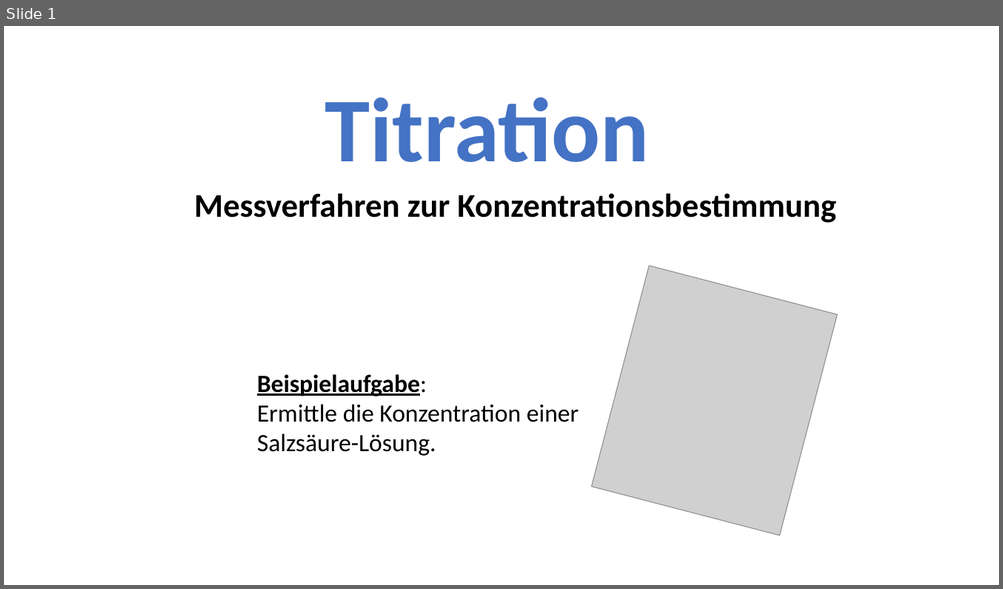
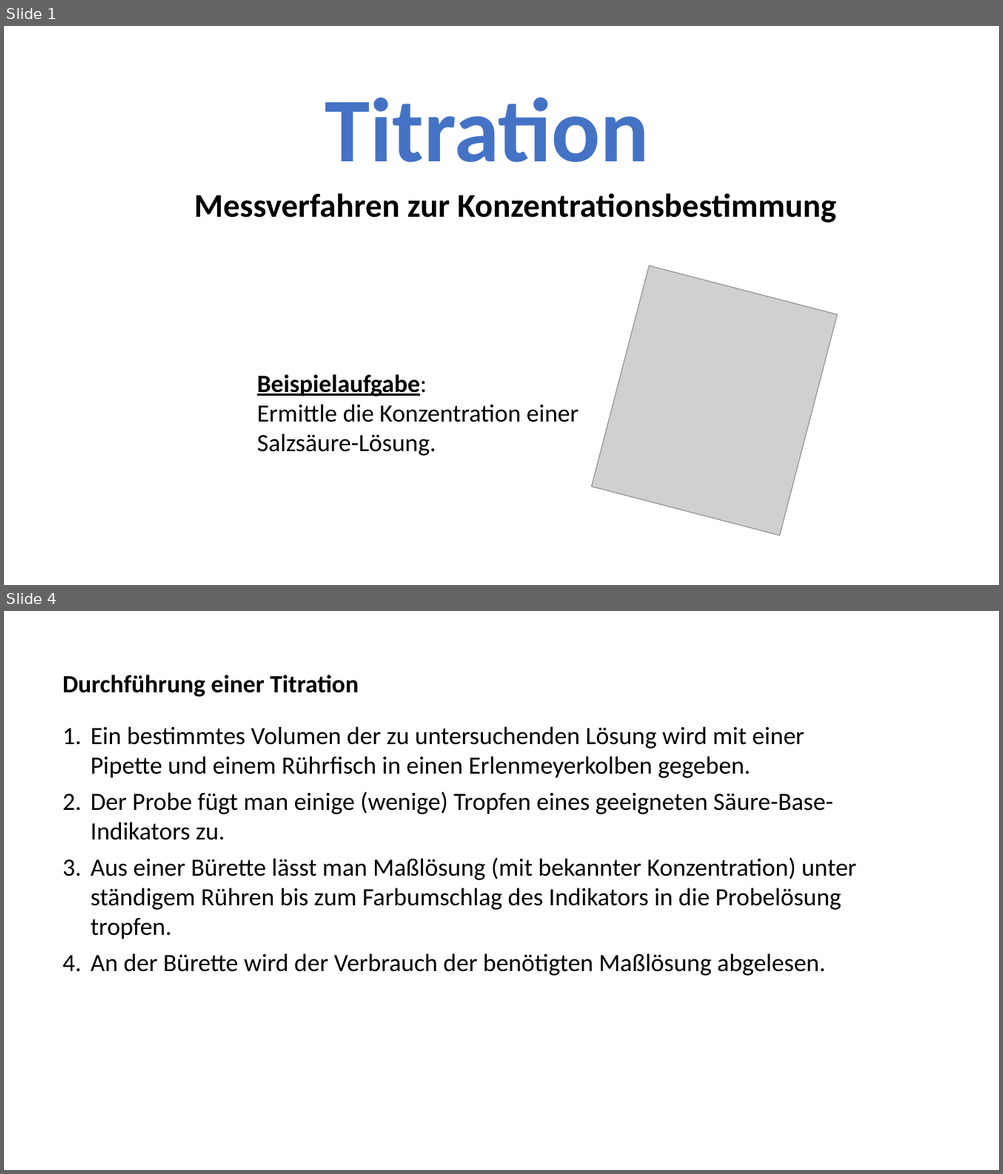
Before and after one commit to sicschu218/schule_aktuell_2, a slide deck: Chemie/KS1_2/Säuren_Basen/3_Titration.pptx. Shown one above the other, each under a label of ours: slide 1 before the commit, slides 1 and 4 after it; the slides between them are not shown. The pictures are 1003x589 and 1003x1174 pixels, drawn with LibreOffice and Linux fonts; fonts in the diff are those of the drawing; grey boxes stand for pictures. Boxes give left, top, right and bottom in pixels: in the first picture for what was removed or moved away, otherwise in the second. Text is boxed around its words. In the diff, an @@ line names an element or a change of style, - is before the commit and + after.

```diff
--- a/Chemie/KS1_2/Säuren_Basen/3_Titration.pptx
+++ b/Chemie/KS1_2/Säuren_Basen/3_Titration.pptx
@@ slide 4 added at <box>4,611,999,1170</box>, background #FFFFFF @@
@@ text added at <box>62,675,358,697</box>, 24 pt, text #000000, bold @@
+Durchführung einer Titration
@@ text added at <box>91,726,856,976</box>, 24 pt, text #000000 @@
+1. Ein bestimmtes Volumen der zu untersuchenden Lösung wird mit einer Pipette und einem Rührfisch in einen Erlenmeyerkolben gegeben.
+2. Der Probe fügt man einige (wenige) Tropfen eines geeigneten Säure-Base-Indikators zu.
+3. Aus einer Bürette lässt man Maßlösung (mit bekannter Konzentration) unter ständigem Rühren bis zum Farbumschlag des Indikators in die Probelösung tropfen.
+4. An der Bürette wird der Verbrauch der benötigten Maßlösung abgelesen.
```
Also in this commit, not shown: 2 slides changed, 1 other slide added, 16 other files.
